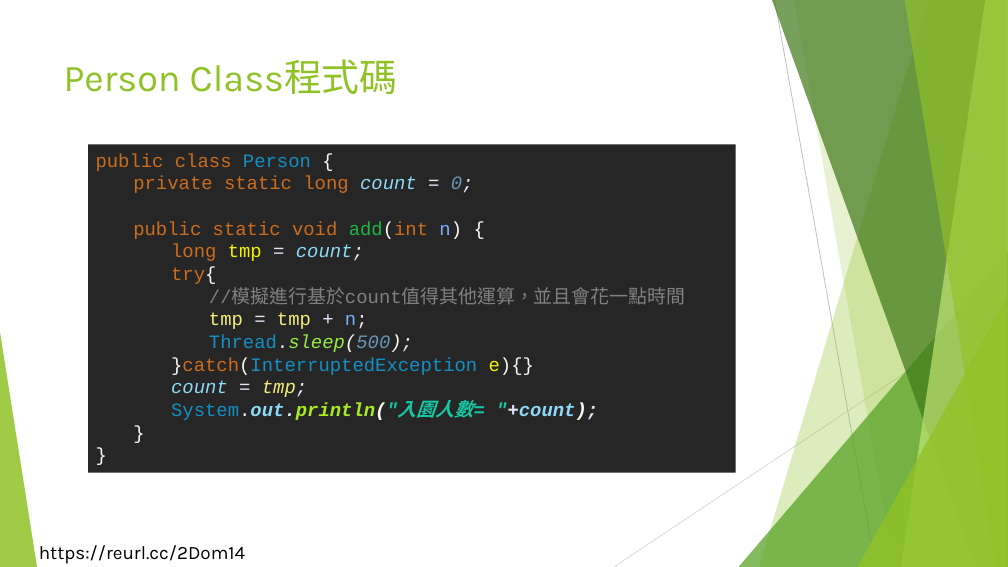
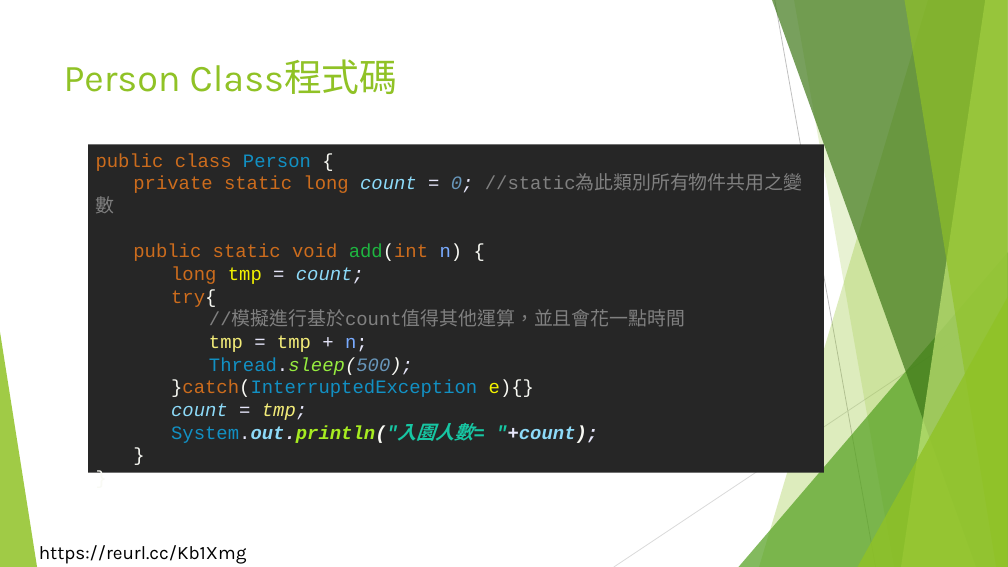
Before and after one commit to liulawsi/My_PPTs, a slide deck: slide 39 of LCC/Java/13_多執行緒及lambda.pptx (slide 38 before the commit). Drawn at 1008x567 pixels with LibreOffice and Linux fonts; fonts in the diff are those of the drawing; background and template pictures are left out. Boxes give left, top, right and bottom in pixels: in the first picture for what was removed or moved away, otherwise in the second. Text is boxed around its words. In the diff, an @@ line names an element or a change of style, - is before the commit and + after.

```diff
--- a/LCC/Java/13_多執行緒及lambda.pptx
+++ b/LCC/Java/13_多執行緒及lambda.pptx
@@ rectangle "public class Person {": place and size @@
-rectangle "public class Person {" at <box>88,144,736,473</box>
+rectangle "public class Person {" at <box>88,144,824,473</box>
@@ text in rectangle at <box>133,176,474,193</box>: text changed; text colour #CC6C1D to #808080 @@
-private static long count = 0;
+private static long count = 0; //static為此類別所有物件共用之變數
@@ text at <box>39,545,247,564</box>: text changed @@
-https://reurl.cc/2Dom14
+https://reurl.cc/Kb1Xmg
```
Also in this commit, not shown: 54 other slides changed, 6 slides added, 17 other files.
